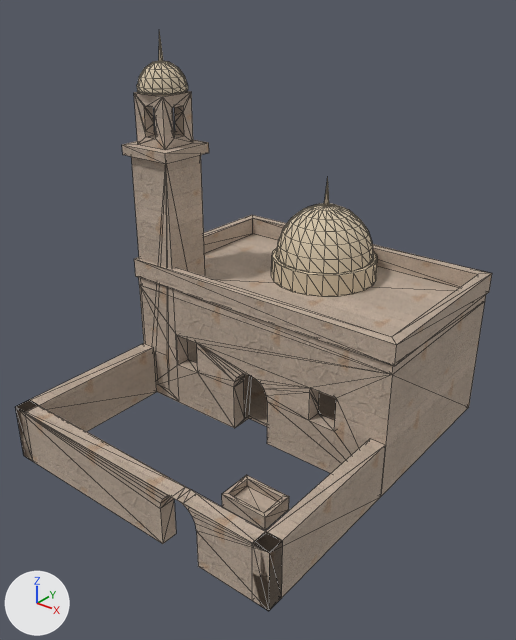
One commit to the glTF model assets/models/mosque/small_1.glb: the scene before it, then after it.
The view is the same before and after, from a 50 mm camera at (13.6, -19.9, 15.0) aimed at (0.3, -3.3, 4.7). Arrows for +X, +Y and +Z are at lower left; the lights stay in place. The picture after the commit comes second. Mesh edges are drawn as thin lines. Vertices at exactly the same position are counted once.

In view in the first picture: 'mosque_small'.
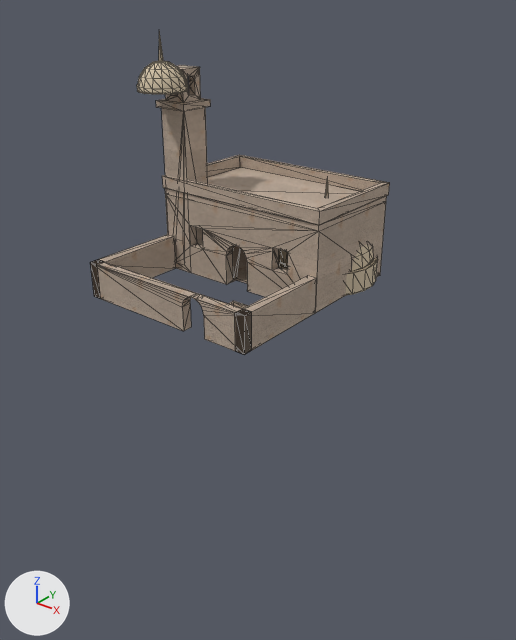
Where the newer file only moved an object's origin or applied its transform, the numbers keep the older frame.

Where the change shows, as pixel boxes (x1, y1, x2, y2) in the pictures (516 x 640 px; the box of a moved part takes in the faces that stretch with it):
'mosque_small', reshaped (37% narrower, 44% shorter)
    before: (15, 31, 492, 611)
    after: (90, 31, 390, 355)
part 1 of me_cube, moved or reshaped
    before: (15, 234, 486, 611)
    after: (90, 167, 387, 355)
part 2 of me_cube, moved or reshaped
    before: (134, 215, 492, 366)
    after: (162, 155, 390, 225)
part 3 of me_cube, moved or reshaped (mostly hidden afterwards)
    before: (222, 475, 289, 530)
    after: (228, 301, 248, 309)
part 4 of me_cube, moved or reshaped
    before: (131, 155, 205, 362)
    after: (162, 107, 208, 245)
part 5 of me_cube, moved or reshaped
    before: (122, 140, 209, 164)
    after: (156, 98, 211, 111)
part 6 of me_cube, moved or reshaped
    before: (134, 91, 193, 149)
    after: (165, 65, 201, 103)

What the commit changed:
me_cube is used by ob_mosque_small; location (0.0, 0.0, 0.0).
me_cube had 727 vertices, 1443 faces and spanned x -5.5..5.43, y -9.15..4.25, z 0.0..13.36.
me_cube now has 727 vertices, 1443 faces and spans x -5.29..1.93, y -5.59..2.95, z 4.82..13.36.
me_cube part 1: the loose piece of 130 vertices spanning x -5.35..5.35, y -9.15..3.35, z 0.0..4.82 is scaled about its middle by 0.637, then moved by (-1.78, 1.29, 3.95).
me_cube part 2: the loose piece of 16 vertices spanning x -5.43..5.43, y -3.42..3.42, z 4.82..5.52 is scaled about its middle by 0.637, then moved by (-1.78, 0.24, 2.94).
me_cube part 3: the loose piece of 16 vertices spanning x 1.72..3.42, y -6.85..-5.65, z 0.0..0.5 is scaled about its middle by 0.637, then moved by (-2.72, 2.51, 4.73).
me_cube part 4: the loose piece of 16 vertices spanning x -5.3..-3.6, y -3.3..-1.6, z 0.0..9.35 is scaled about its middle by 0.637, then moved by (-0.17, 1.13, 3.12).
me_cube part 5: the loose piece of 8 vertices spanning x -5.5..-3.4, y -3.5..-1.4, z 9.35..9.7 is scaled about its middle by 0.637, then moved by (-0.17, 1.13, 1.37).
me_cube part 6: the loose piece of 65 vertices spanning x -5.13..-3.78, y -3.12..-1.77, z 9.7..11.4 is scaled about its middle by 0.637, then moved by (-0.17, 1.13, 0.99).
Other edits to the shape of me_cube do not show in these pictures.
